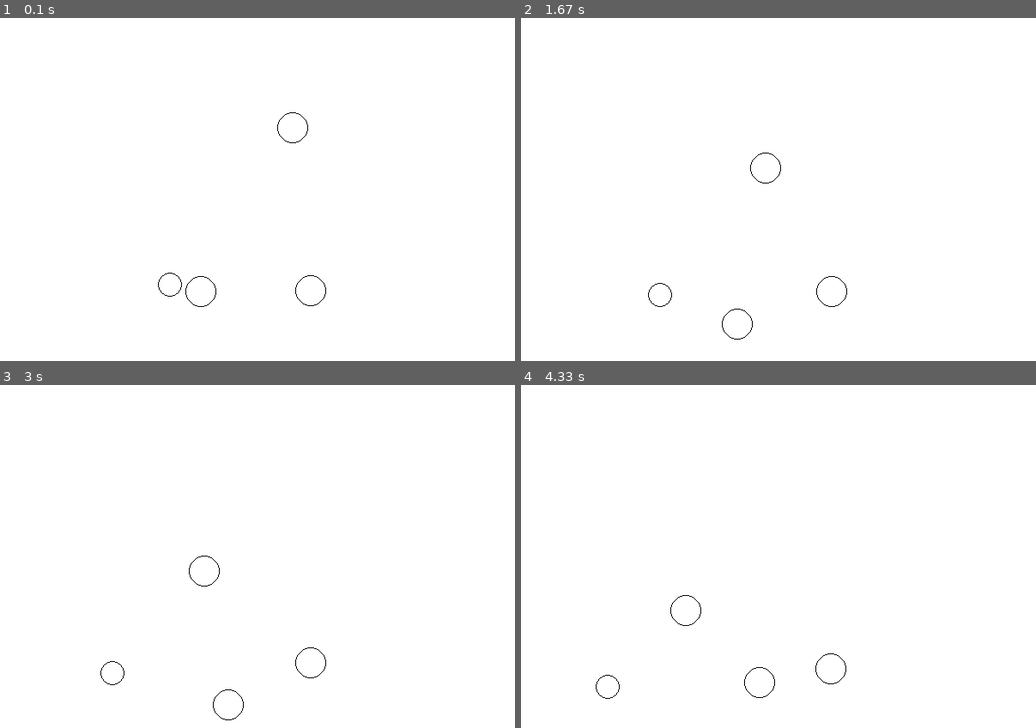
Above: before the commit, frames 1-4 (two rows, left to right).
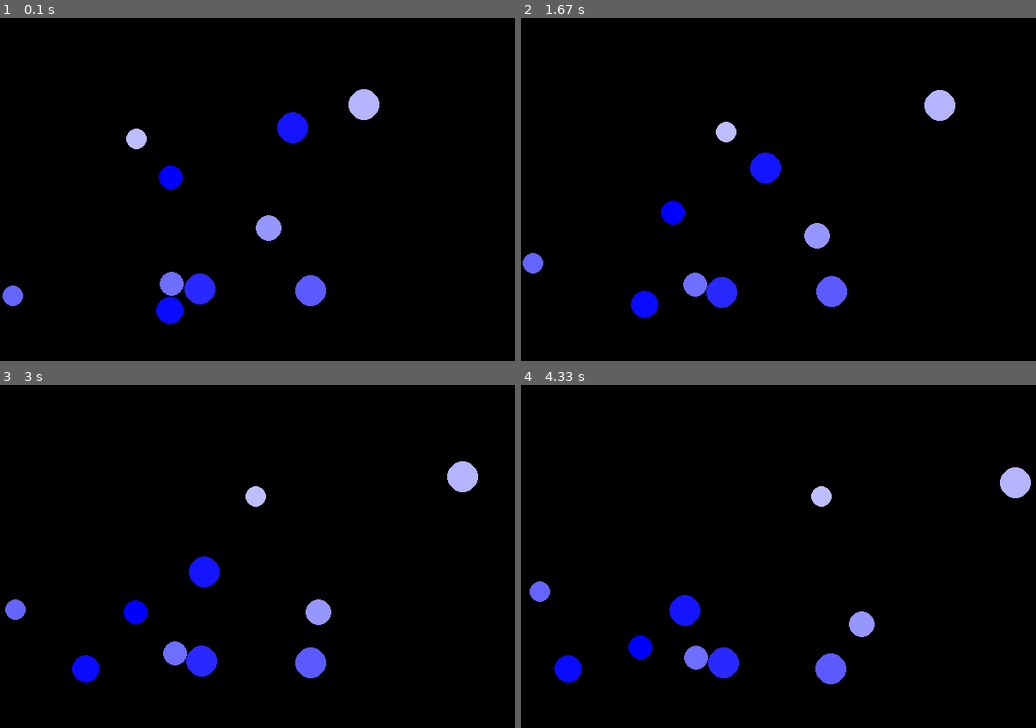
Above: after the commit, the same moments.

Repository: shantanu404/pygame-physics
Game: pygame game, started from main.py
Two runs of this game, one before a commit and one after it. Both use one fixed random seed, a clock stepped at 60 frames per second and the inputs below.
Inputs:
- Up to frame 1 (0.1 s): no input
- Up to frame 2 (1.67 s): no input
- Up to frame 3 (3 s): no input
- Up to frame 4 (4.33 s): no input

The runs differ from the first frame. In frame 1, 100% of the frame differs, in the area x 0-100%, y 0-100%; in frame 2, 100%; in frame 3, 100%; in frame 4, 100%.

Commit message:
Tutorial 9 - Adding mass!

Diff:
--- a/force.py
+++ b/force.py
@@ -1,3 +1,3 @@
 GRAVITY = (0, 0.0005)
-DRAG = 0.0001
+DRAG = 0.02
 ELASTICITY = 0.8
--- a/main.py
+++ b/main.py
@@ -5,22 +5,24 @@
 import particle
 import utils
 
-background_color = (255, 255, 255)
+background_color = (0, 0, 0)
 (width, height) = (600, 400)
 
 def main():
 	screen = pygame.display.set_mode((width, height))
-	pygame.display.set_caption("Tutorial 8")
+	pygame.display.set_caption("Tutorial 9")
 
-	num_particles = 4;
+	num_particles = 10;
 	my_particles = []
 
 	for n in range(num_particles):
 		size = random.randint(10, 20)
+		density = random.randint(1, 20)
 		x = random.randint(size, width-size)
 		y = random.randint(size, height-size)
 
-		my_particle = particle.Particle(screen, (x, y), size)
+		my_particle = particle.Particle(screen, (x, y), size, density*size**2)
+		my_particle.color = (200-density*10, 200-density*10, 255)
 		my_particle.speed = random.random()
 		my_particle.angle = random.uniform(0, math.pi*4)
 
--- a/particle.py
+++ b/particle.py
@@ -5,16 +5,18 @@
 import force
 
 class Particle(object):
-	"""docstring for Particle"""
-	def __init__(self, screen, pos, size):
+	"""Particle"""
+	def __init__(self, screen, pos, size, mass = 1):
 		self.x = pos[0]
 		self.y = pos[1]
 		self.size = size
 		self.color = (10, 10, 10)
-		self.thickness = 1
+		self.thickness = size
 		self.screen = screen
 		self.speed = 0.01
 		self.angle = 0
+		self.mass = mass
+		self.drag = (self.mass/(self.mass + force.DRAG)) ** self.size
 		return
 
 	def display(self):
@@ -23,7 +25,7 @@
 
 	def move(self):
 		(self.angle, self.speed) = utils.add_vectors((self.angle, self.speed), force.GRAVITY)
-		self.speed *= (1 - force.DRAG)
+		self.speed *= self.drag
 		self.x += (math.sin(self.angle) * self.speed)
 		self.y += (math.cos(self.angle) * self.speed)
 		self.bounce()
--- a/utils.py
+++ b/utils.py
@@ -22,20 +22,17 @@
 
 	dist = math.hypot(dx, dy)
 	if dist < p1.size + p2.size:
-		# print("Bang!")
-		tangent = math.atan2(dy, dx)
-		angle = 0.5 * math.pi + tangent
+		angle = math.atan2(dy, dx) + math.pi/2
+		total_mass = p1.mass + p2.mass
 
-		angle1 = 2*tangent - p1.angle
-		angle2 = 2*tangent - p2.angle
-		speed1 = p2.speed*force.ELASTICITY
-		speed2 = p1.speed*force.ELASTICITY
+		(p1.angle, p1.speed) = add_vectors((p1.angle, p1.speed*(p1.mass-p2.mass)/total_mass),
+											(angle+math.pi, 2*p1.speed/total_mass))
 
-		(p1.angle, p1.speed) = (angle1, speed1)
-		(p2.angle, p2.speed) = (angle2, speed2)
+		overlap = 0.5*(p1.size + p2.size - dist+1)
+		p1.x += math.sin(angle)*overlap
+		p1.y -= math.cos(angle)*overlap
+		p2.x -= math.sin(angle)*overlap
+		p2.y += math.cos(angle)*overlap
 
-		angle = 0.5 * math.pi + tangent
-		p1.x += math.sin(angle)
-		p1.y -= math.cos(angle)
-		p2.x -= math.sin(angle)
-		p2.y += math.cos(angle)
+		p1.speed *= force.ELASTICITY
+		p2.speed *= force.ELASTICITY
